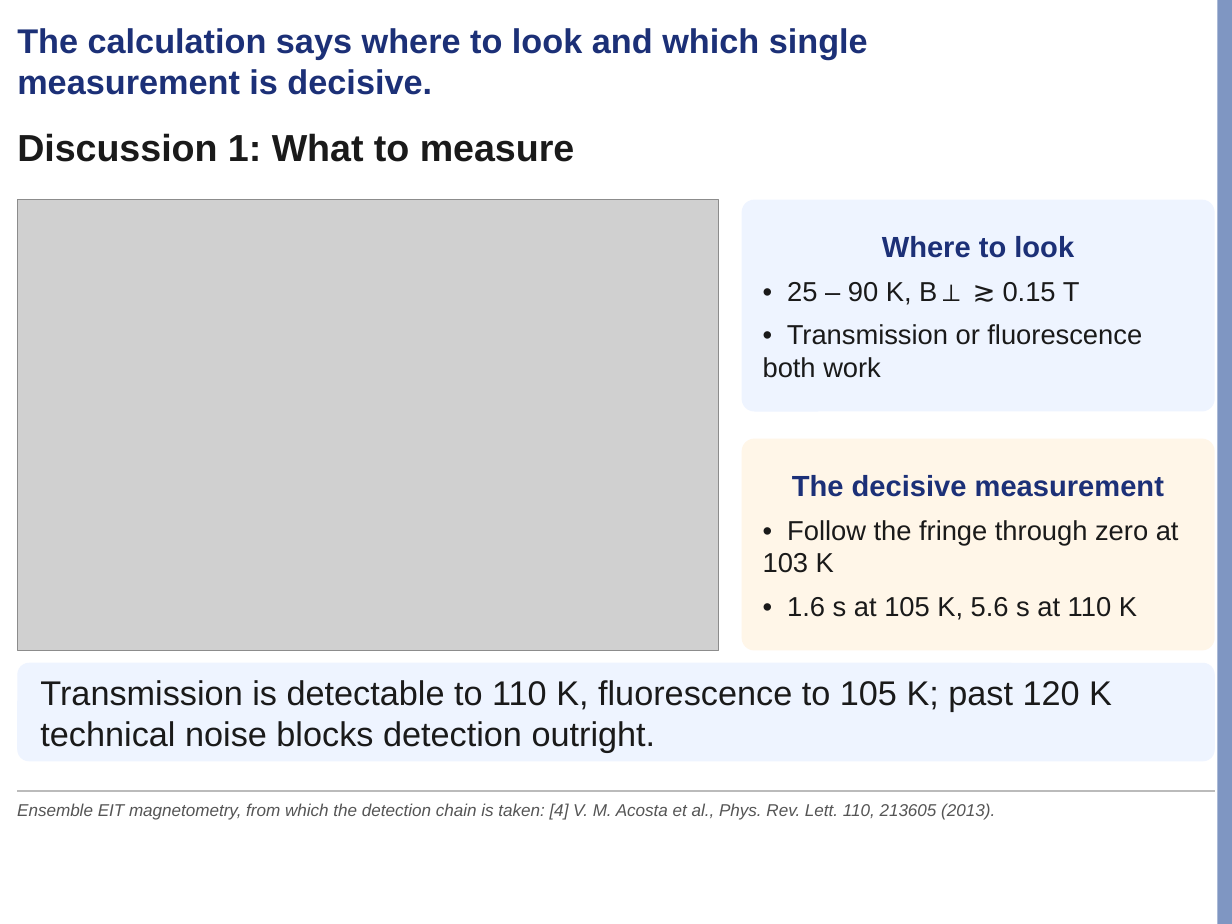
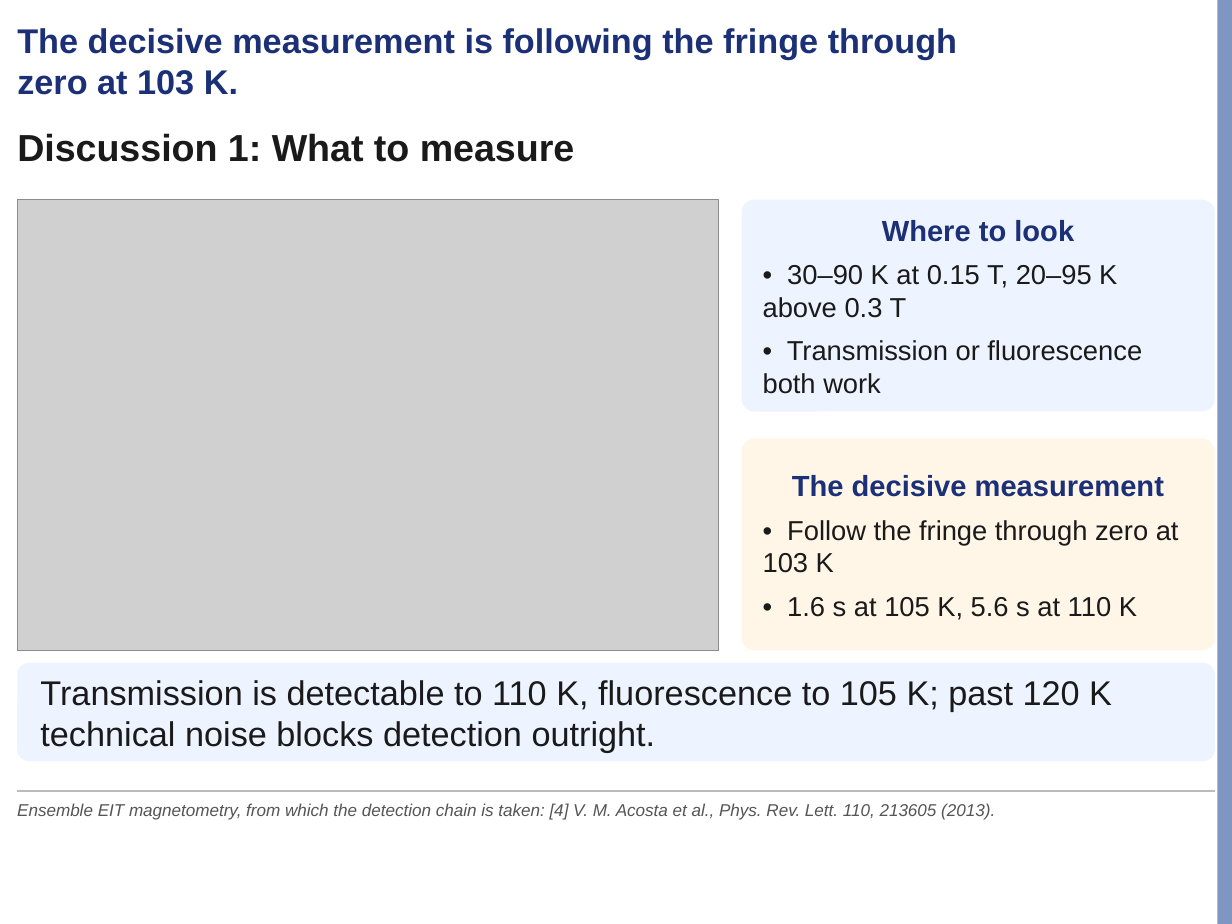
Before and after one commit to Risei412/NV-EIT-space, a slide deck: slide 18 of presentations/lab_seminar/nv_eit_seminar.pptx. Drawn at 1232x924 pixels with LibreOffice and Linux fonts; fonts in the diff are those of the drawing; grey boxes stand for pictures; background and template pictures are left out. Boxes give left, top, right and bottom in pixels: in the first picture for what was removed or moved away, otherwise in the second. Text is boxed around its words. In the diff, an @@ line names an element or a change of style, - is before the commit and + after.

```diff
--- a/presentations/lab_seminar/nv_eit_seminar.pptx
+++ b/presentations/lab_seminar/nv_eit_seminar.pptx
@@ text at (17,28,957,95): text changed @@
-The calculation says where to look and which single measurement is decisive.
+The decisive measurement is following the fringe through zero at 103 K.
@@ text in rounded rectangle at (763,265,1117,318): text changed @@
-• 25 – 90 K, B⊥ ≳ 0.15 T
+• 30–90 K at 0.15 T, 20–95 K above 0.3 T
```
Also in this commit, not shown: 4 other slides changed, 1 other file.
